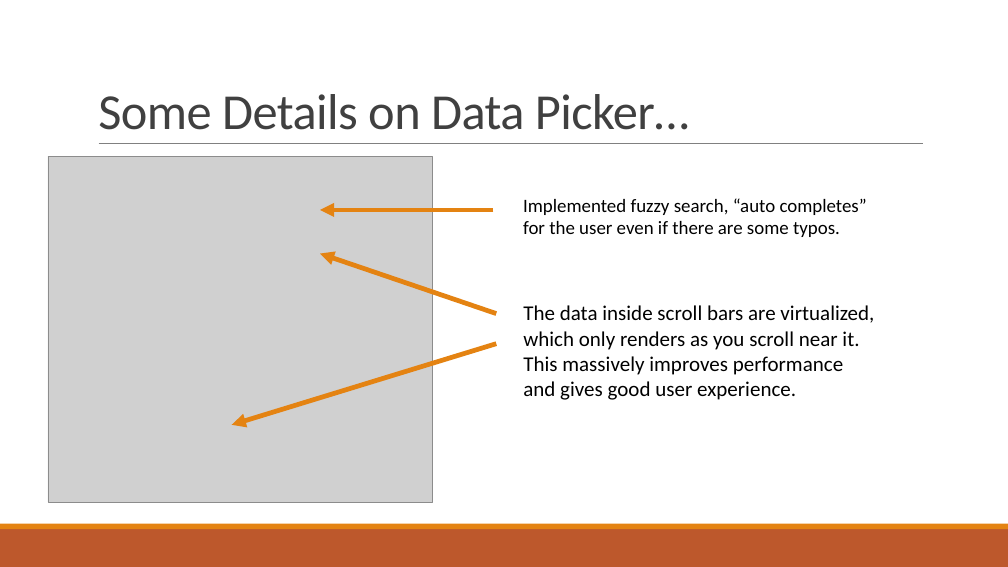
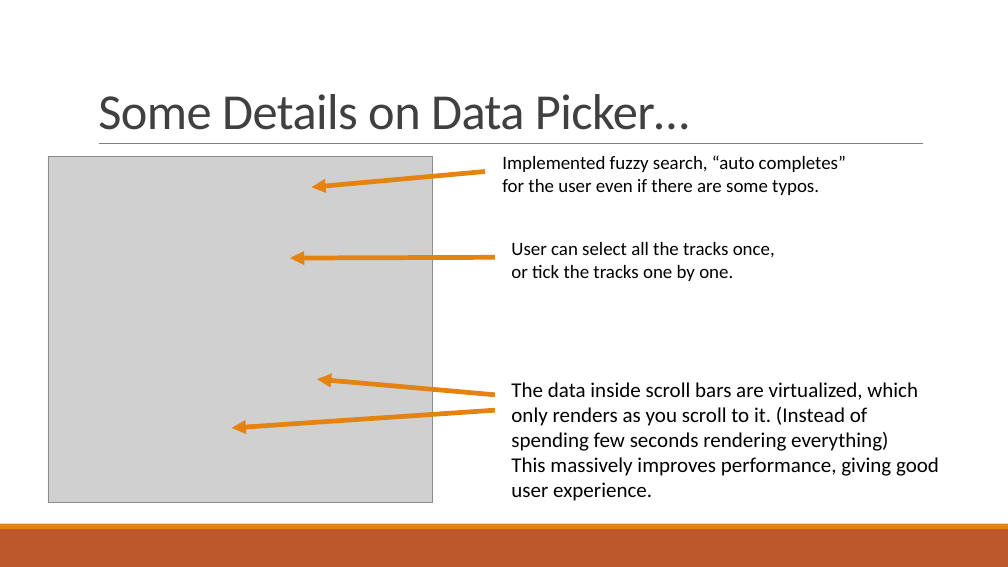
Before and after one commit to scott306lr/SpotiTracks_Visualization, a slide deck: slide 7 of Spotify Tracks Dataset.pptx. Drawn at 1008x567 pixels with LibreOffice and Linux fonts; fonts in the diff are those of the drawing; grey boxes stand for pictures. Boxes give left, top, right and bottom in pixels: in the first picture for what was removed or moved away, otherwise in the second. Text is boxed around its words. In the diff, an @@ line names an element or a change of style, - is before the commit and + after.

```diff
--- a/Spotify Tracks Dataset.pptx
+++ b/Spotify Tracks Dataset.pptx
@@ text "Implemented fuzzy search, “auto completes”": place and size @@
-text "Implemented fuzzy search, “auto completes”" at <box>523,198,867,237</box>
+text "Implemented fuzzy search, “auto completes”" at <box>502,155,846,195</box>
@@ arrow moved from (494, 210) - (320, 210) to (485, 172) - (312, 188) @@
@@ arrow added from (495, 257) to (290, 258), #E48312 4.5 pt @@
@@ text added at <box>511,242,775,281</box>, 18 pt, text #000000 @@
+User can select all the tracks once, or tick the tracks one by one.
@@ arrow moved from (496, 314) - (320, 253) to (495, 395) - (317, 380) @@
@@ text at <box>511,382,939,501</box>: text changed @@
-The data inside scroll bars are virtualized, which only renders as you scroll near it. This massively improves performance and gives good user experience.
+The data inside scroll bars are virtualized, which only renders as you scroll to it. (Instead of spending few seconds rendering everything)
+This massively improves performance, giving good user experience.
@@ arrow moved from (496, 344) - (231, 425) to (495, 411) - (231, 428) @@
```
Also in this commit, not shown: 3 other slides changed, 2 other files.
